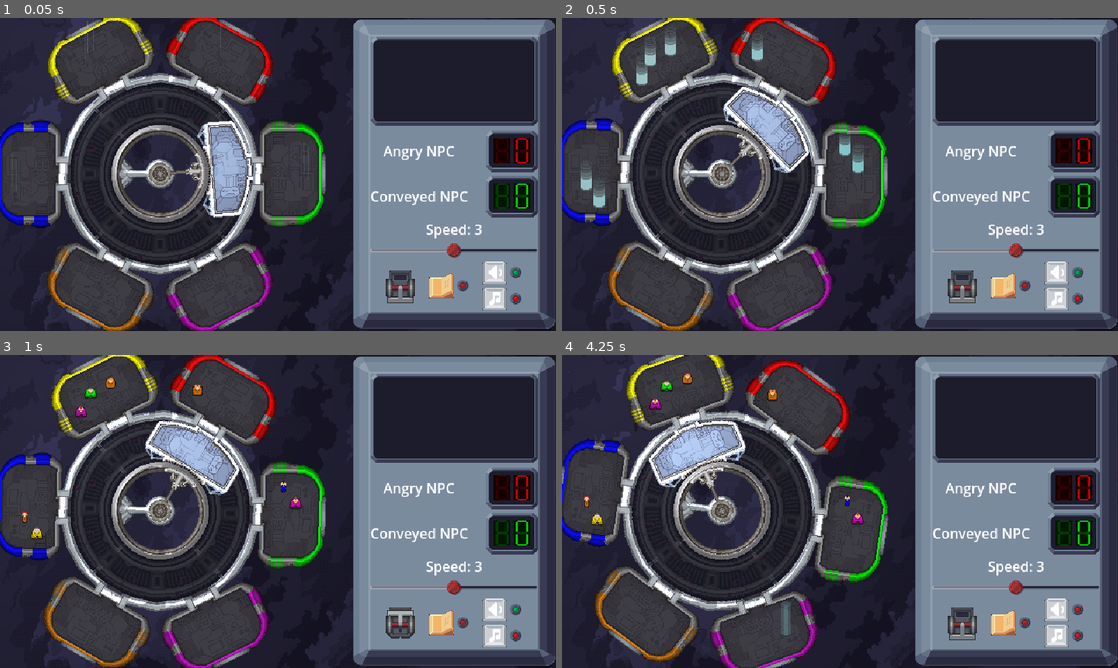
Above: before the commit, frames 1-4 (two rows, left to right).
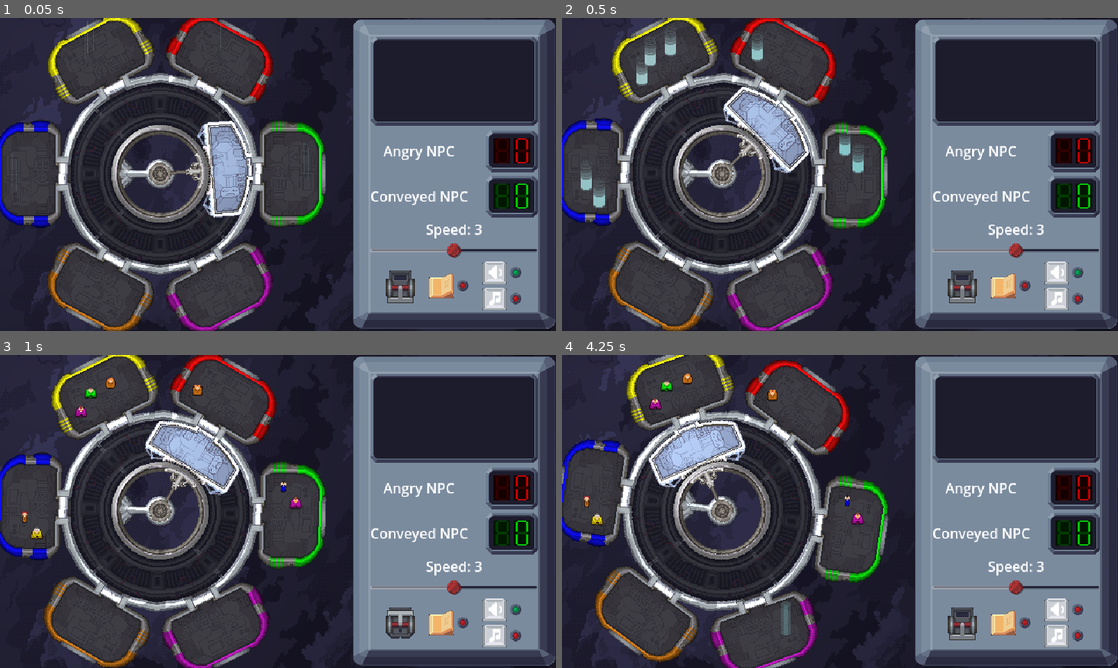
Above: after the commit, the same moments.

Repository: tehelka-gamedev/gmtk-2025
Game: Godot game, scene res://main.tscn
Two runs of this game, one before a commit and one after it. Both use one fixed random seed, a clock stepped at 60 frames per second and the inputs below. Sound files missing from this copy of the repository are replaced by a short silence.
Inputs (mouse positions are in pixels of both pictures, inside the frame that each line leads up to):
- Up to frame 1 (0.05 s): no input
- Up to frame 2 (0.5 s): no input
- Up to frame 3 (1 s): click (400, 624) at 0.5 s
- Up to frame 4 (4.25 s): click (1001, 624) at 1.25 s; click (1056, 608) at 2.02 s; click (962, 624) at 2.75 s; click (1001, 624) at 3.5 s

Frame 1 is identical in both runs. In frame 2, 0.1% of the frame differs, in the area x 5-64%, y 29-100%; in frame 3, 0.3%; in frame 4, 1.0%, in the area x 3-92%, y 0-100%.

Commit message:
Add moving background

Diff:
--- a/godot/main.tscn
+++ b/godot/main.tscn
@@ -20,6 +20,10 @@
 [ext_resource type="Resource" uid="uid://blnr05to5yo8v" path="res://narrative_manager/random_messages.tres" id="19_cegan"]
 [ext_resource type="Script" uid="uid://bmfr1pbnsyafi" path="res://event_manager/event_manager.gd" id="20_82xsv"]
 
+[sub_resource type="AtlasTexture" id="AtlasTexture_cegan"]
+atlas = ExtResource("2_cegan")
+region = Rect2(0, 0, 640, 360)
+
 [sub_resource type="CanvasItemMaterial" id="CanvasItemMaterial_5vw27"]
 particles_animation = true
 particles_anim_h_frames = 11
@@ -40,12 +44,12 @@
 elevator = NodePath("World/Elevator")
 
 [node name="Background" type="TextureRect" parent="."]
+texture_repeat = 2
 offset_right = 640.0
 offset_bottom = 382.0
 size_flags_horizontal = 3
 size_flags_vertical = 3
-texture = ExtResource("2_cegan")
-metadata/_edit_lock_ = true
+texture = SubResource("AtlasTexture_cegan")
 
 [node name="CPUParticles2D" type="CPUParticles2D" parent="."]
 material = SubResource("CanvasItemMaterial_5vw27")
--- a/godot/objects/elevator.tscn
+++ b/godot/objects/elevator.tscn
@@ -178,6 +178,7 @@
 material = SubResource("CanvasItemMaterial_bgfa1")
 position = Vector2(53, 0)
 rotation = 1.5708
+emitting = false
 amount = 24
 texture = ExtResource("7_iex2v")
 lifetime = 0.5
--- a/godot/scripts/game_manager.gd
+++ b/godot/scripts/game_manager.gd
@@ -13,6 +13,7 @@
 
 @export var starting_npc_count: int = 5
 @export var elevator: Elevator = null
+@export var background_scroll_speed: float = 4
 
 @onready var rooms: Array[Node] = $World/SpaceStation/Rooms.get_children()
 @onready var _npcs: Node2D = $World/NPCs
@@ -20,6 +21,7 @@
 @onready var _control_panel: ControlPanel = %ControlPanel
 @onready var _narrative_manager: NarrativeManager = $NarrativeManager
 @onready var _event_manager: EventManager = $EventManager
+@onready var _background: TextureRect = $Background
 
 var current_npc_count: int = 0
 var _angry_npc_count: int = 0
@@ -95,6 +97,7 @@
         if _current_time_before_respawn_time_decrease >= TIME_BEFORE_RESPAWN_TIME_DECREASE:
             _respawn_time_idx += 1
             _current_time_before_respawn_time_decrease = 0.0
+    (_background.texture as AtlasTexture).region.position.x += delta * background_scroll_speed
 
 
 func _on_npc_mood_state_changed(old_mood_state: MoodGauge.MoodState, new_mood_state: MoodGauge.MoodState) -> void:
Not shown: 1 places in godot/main.tscn that only renumber resources
